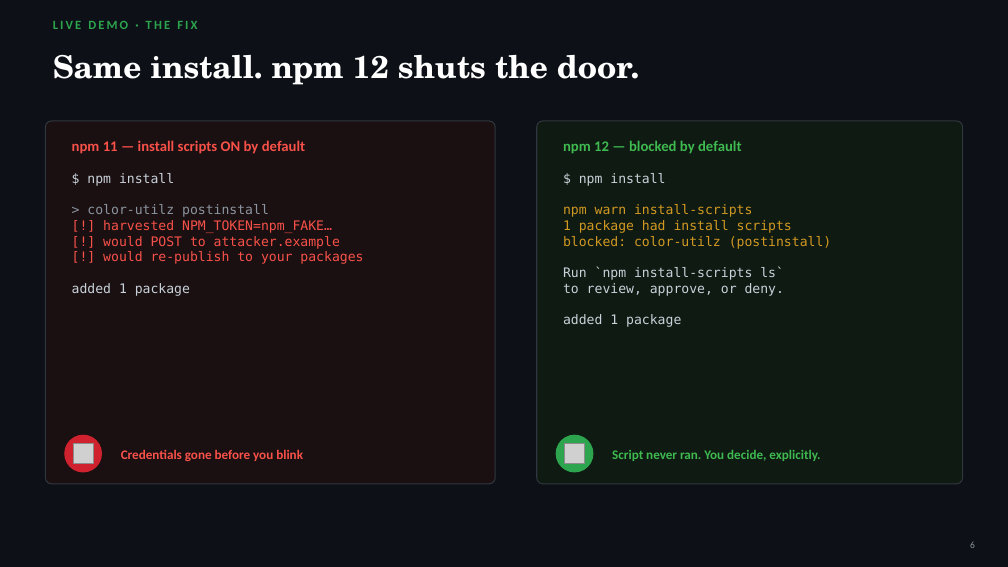
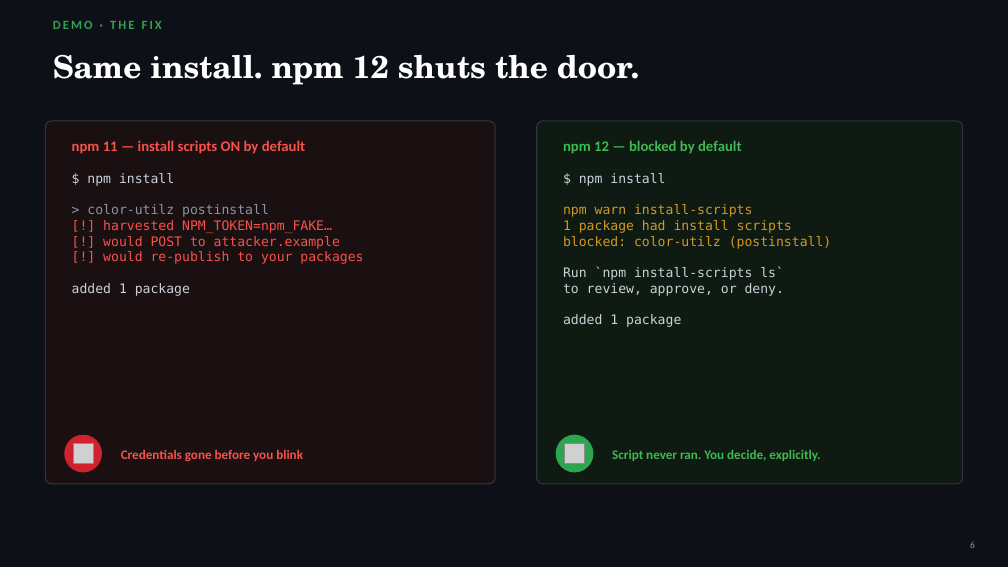
Before and after one commit to rod-trent/GHJ, a slide deck: slide 6 of presentation/Supply-Chain-Breaking-the-Chain.pptx. Drawn at 1008x567 pixels with LibreOffice and Linux fonts; fonts in the diff are those of the drawing; grey boxes stand for pictures. Boxes give left, top, right and bottom in pixels: in the first picture for what was removed or moved away, otherwise in the second. Text is boxed around its words. In the diff, an @@ line names an element or a change of style, - is before the commit and + after.

```diff
--- a/presentation/Supply-Chain-Breaking-the-Chain.pptx
+++ b/presentation/Supply-Chain-Breaking-the-Chain.pptx
@@ text at (x1=53, y1=21, x2=162, y2=29): text changed @@
-LIVE DEMO · THE FIX
+DEMO · THE FIX
```
Also in this commit, not shown: 1 other slide changed, 7 other files.
